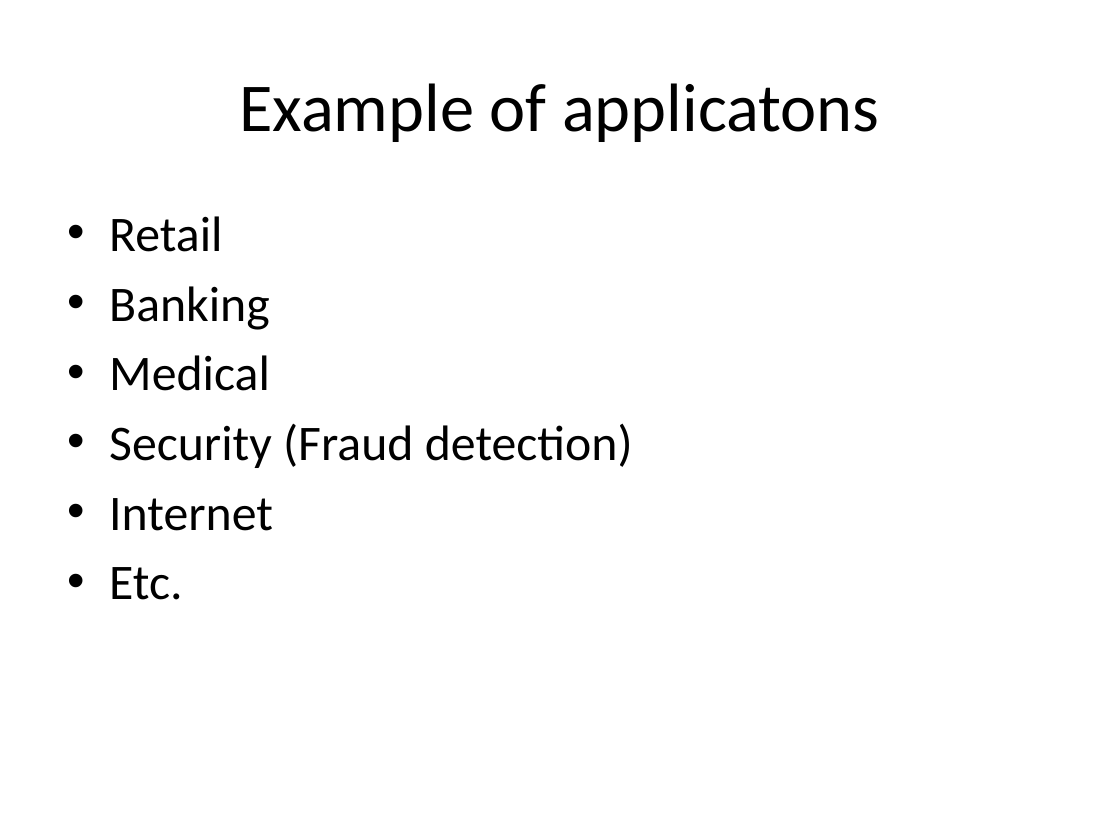
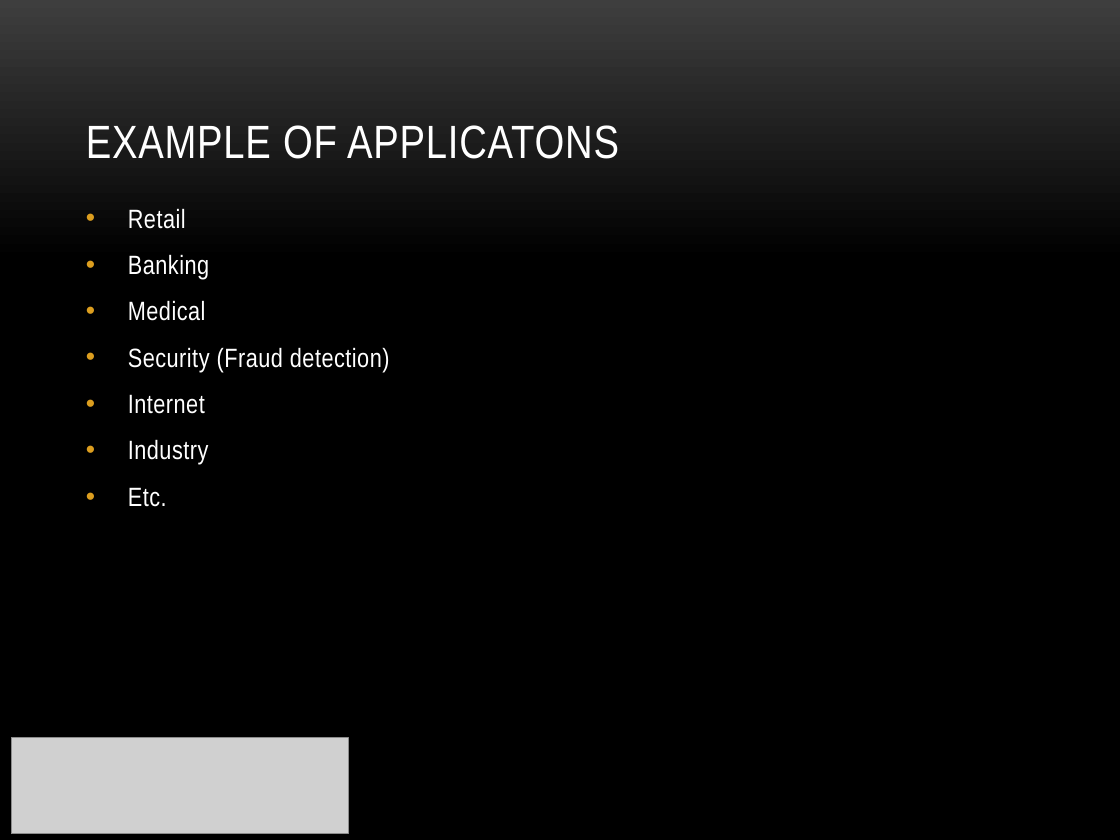
Before and after one commit to markus0708/Workshop_Python_-_ML, a slide deck: slide 6 of Part II Supervised_Learning/Supervised Learning.pptx. Drawn at 1120x840 pixels with LibreOffice and Linux fonts; fonts in the diff are those of the drawing; grey boxes stand for pictures; background and template pictures are left out. Boxes give left, top, right and bottom in pixels: in the first picture for what was removed or moved away, otherwise in the second. Text is boxed around its words. In the diff, an @@ line names an element or a change of style, - is before the commit and + after.

```diff
--- a/Part II Supervised_Learning/Supervised Learning.pptx
+++ b/Part II Supervised_Learning/Supervised Learning.pptx
@@ background #FFFFFF to picture (left out) @@
@@ title "EXAMPLE OF APPLICATONS" at box(86, 125, 619, 159): vertical alignment middle to bottom @@
@@ title at box(86, 125, 619, 159): text changed; size 44 to 30 pt; font Calibri to Arial Narrow; text colour #000000 to #FFFFFF @@
-Example of applicatons
+EXAMPLE OF APPLICATONS
@@ text "Retail": place and size @@
-text "Retail" at box(109, 216, 633, 600)
+text "Retail" at box(128, 208, 390, 507)
@@ text at box(128, 208, 390, 507): size 32 to 17 pt, font Calibri to Arial Narrow, text colour #000000 to #FFFFFF, letter spacing 0 to 0.3 pt in "Retail", "Banking", "Medical", "Security (Fraud detection)" and 2 more places; more space between paragraphs @@
@@ text at box(128, 439, 209, 465): paragraph added @@
+• Industry
@@ picture added at box(11, 737, 348, 833) @@
```
Also in this commit, not shown: 7 other slides changed, 3 slides added, 2 slides removed, 2 other files.
